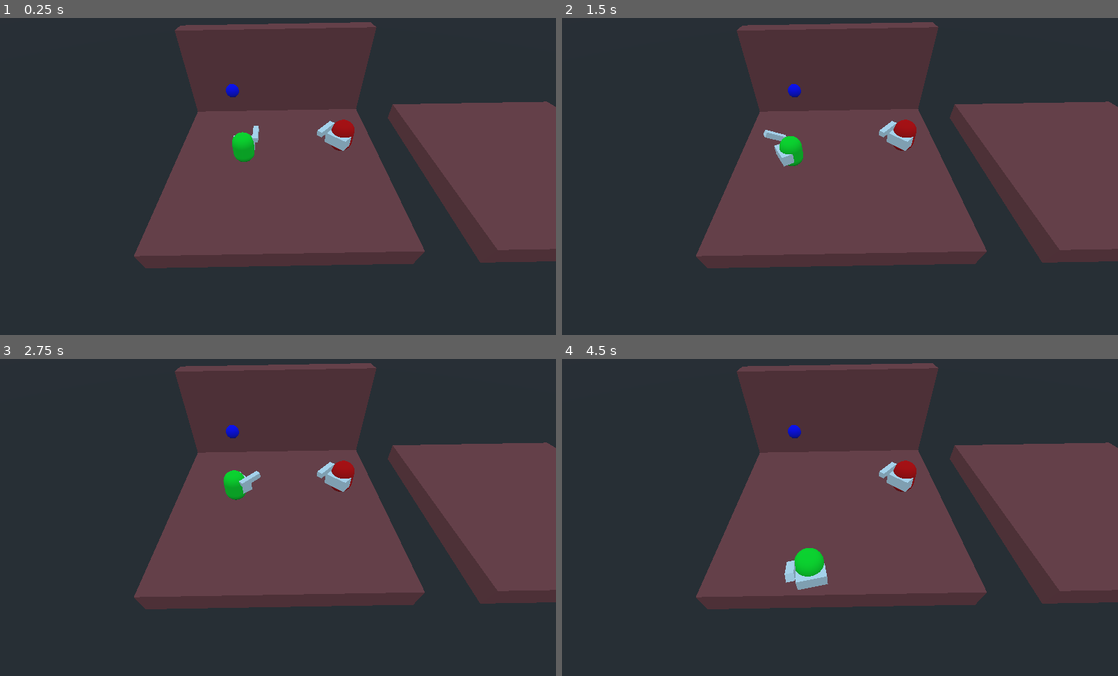
Above: before the commit, frames 1-4 (two rows, left to right).
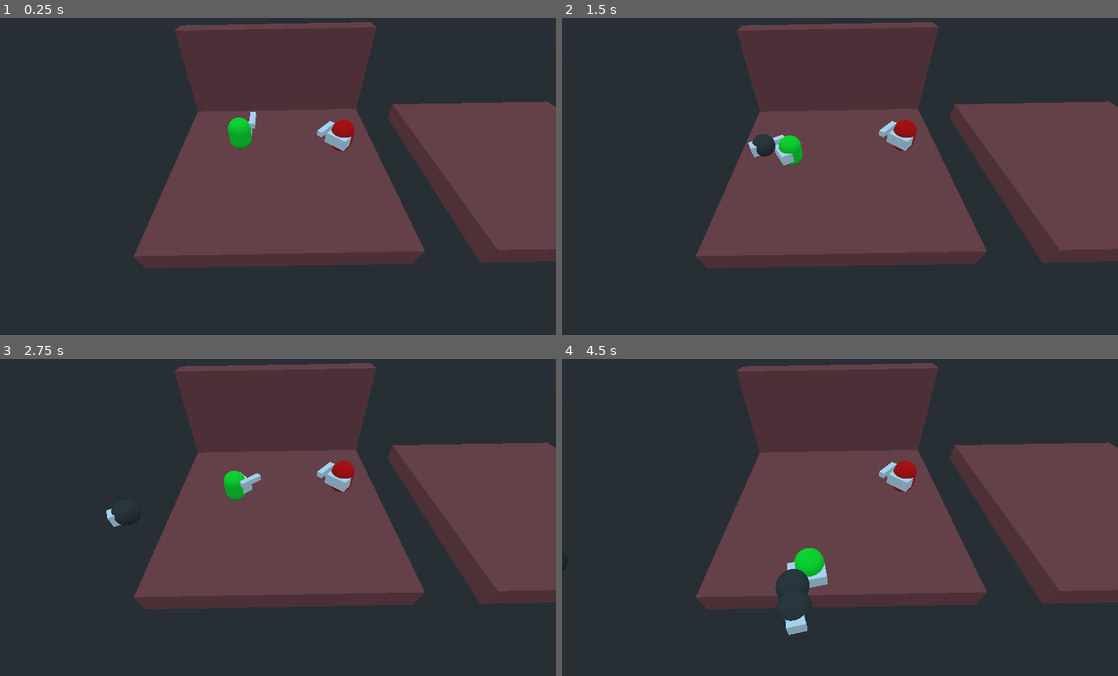
Above: after the commit, the same moments.

Repository: nestorac/rts
Game: Godot game, scene res://escena_ppal.tscn
Same seed, same stepped clock (60 frames per second), same inputs: the game is played once before the commit and once after it.
Inputs (mouse positions are in pixels of both pictures, inside the frame that each line leads up to):
- Up to frame 1 (0.25 s): no input
- Up to frame 2 (1.5 s): move the mouse to (962, 157) at 0.52 s; press the mouse at (962, 157) at 0.53 s; right-click (962, 157) at 0.8 s; move the mouse to (728, 189) at 1.27 s; release the mouse at (728, 189) at 1.28 s; right-click (728, 189) at 1.35 s
- Up to frame 3 (2.75 s): click (166, 530) at 1.55 s; move the mouse to (333, 441) at 2.02 s; press the mouse at (333, 441) at 2.03 s; right-click (333, 441) at 2.3 s
- Up to frame 4 (4.5 s): move the mouse to (812, 577) at 2.77 s; release the mouse at (812, 577) at 2.78 s; right-click (812, 577) at 2.85 s; click (812, 577) at 3.05 s; move the mouse to (1006, 561) at 3.52 s; press the mouse at (1006, 561) at 3.53 s; right-click (1006, 561) at 3.8 s; move the mouse to (673, 463) at 4.27 s; release the mouse at (673, 463) at 4.28 s; right-click (673, 463) at 4.35 s

The runs differ from the first frame. In frame 1, 0.7% of the frame differs, in the area x 40-47%, y 20-46%; in frame 2, 0.5%; in frame 3, 0.2%; in frame 4, 0.9%, in the area x 38-48%, y 20-88%.

Commit message:
Ahora dispara una esfera.

Diff:
--- a/KinematicBody.gd
+++ b/Warrior.gd
@@ -3,8 +3,11 @@
 var gravity = 1
 var velocity = Vector3.ZERO
 var mouse_position: Vector3
+var arrow_resource = preload("res://arrow.tscn")
+
 export var move_factor = 0.3
 onready var anim = get_node("AnimationPlayer")
+onready var hand_position = $"Arm/HandPosition"
 
 # Called when the node enters the scene tree for the first time.
 func _ready():
@@ -16,6 +19,13 @@
 	if mouse_position:
 		translation = translation.move_toward(mouse_position, move_factor)
 	if Input.is_action_just_pressed("right_click"):
-		anim.play("Hit")
+		anim.play("Arrow")
 
 	velocity = move_and_slide(velocity,Vector3.UP)
+
+func shoot_arrow():
+	var arrow = arrow_resource.instance()
+
+	get_tree().root.add_child(arrow)
+	arrow.global_transform.origin = hand_position.global_transform.origin
+	arrow.rotation_degrees = rotation_degrees
--- /dev/null
+++ b/arrow.gd
@@ -0,0 +1,19 @@
+extends Spatial
+
+# Declare member variables here. Examples:
+# var a = 2
+# var b = "text"
+
+
+# Called when the node enters the scene tree for the first time.
+func _ready():
+	pass # Replace with function body.
+
+func _physics_process(delta):
+	var forward_vector = -global_transform.basis.z
+	global_translate(forward_vector * 5 * delta)
+
+
+# Called every frame. 'delta' is the elapsed time since the previous frame.
+#func _process(delta):
+#	pass
--- /dev/null
+++ b/arrow.tscn
@@ -0,0 +1,22 @@
+[gd_scene load_steps=5 format=2]
+
+[ext_resource path="res://arrow.gd" type="Script" id=1]
+
+[sub_resource type="SphereMesh" id=1]
+
+[sub_resource type="SpatialMaterial" id=2]
+albedo_color = Color( 0.25098, 0.25098, 0.25098, 1 )
+
+[sub_resource type="CubeMesh" id=3]
+
+[node name="Arrow" type="Spatial"]
+script = ExtResource( 1 )
+
+[node name="MeshInstance" type="MeshInstance" parent="."]
+mesh = SubResource( 1 )
+material/0 = SubResource( 2 )
+
+[node name="MeshInstance2" type="MeshInstance" parent="."]
+transform = Transform( 0.5, 0, 0, 0, 0.5, 0, 0, 0, 0.5, -0.0551418, 0, -0.673699 )
+mesh = SubResource( 3 )
+material/0 = null
--- a/escena_ppal.tscn
+++ b/escena_ppal.tscn
@@ -1,7 +1,7 @@
-[gd_scene load_steps=25 format=2]
+[gd_scene load_steps=23 format=2]
 
 [ext_resource path="res://script.gd" type="Script" id=1]
-[ext_resource path="res://KinematicBody.gd" type="Script" id=2]
+[ext_resource path="res://Warrior.gd" type="Script" id=2]
 [ext_resource path="res://Enemy.gd" type="Script" id=3]
 
 [sub_resource type="SpatialMaterial" id=1]
@@ -14,14 +14,6 @@
 [sub_resource type="BoxShape" id=3]
 extents = Vector3( 10.2772, 1, 10.0943 )
 
-[sub_resource type="SphereShape" id=21]
-
-[sub_resource type="SpatialMaterial" id=22]
-albedo_color = Color( 0, 0.0156863, 1, 1 )
-
-[sub_resource type="SphereMesh" id=23]
-material = SubResource( 22 )
-
 [sub_resource type="SpatialMaterial" id=9]
 albedo_color = Color( 0, 1, 0.180392, 1 )
 
@@ -36,6 +28,35 @@
 size = Vector3( 0.5, 0.5, 2 )
 
 [sub_resource type="BoxShape" id=11]
+
+[sub_resource type="Animation" id=21]
+resource_name = "Arrow"
+tracks/0/type = "value"
+tracks/0/path = NodePath("Arm:rotation_degrees")
+tracks/0/interp = 1
+tracks/0/loop_wrap = true
+tracks/0/imported = false
+tracks/0/enabled = true
+tracks/0/keys = {
+"times": PoolRealArray( 0, 0.4, 0.7, 1 ),
+"transitions": PoolRealArray( 1, 1, 1, 1 ),
+"update": 0,
+"values": [ Vector3( -41.993, 0, 0 ), Vector3( 0, 0, 0 ), Vector3( 0, 0, 0 ), Vector3( -41.993, 0, 0 ) ]
+}
+tracks/1/type = "method"
+tracks/1/path = NodePath(".")
+tracks/1/interp = 1
+tracks/1/loop_wrap = true
+tracks/1/imported = false
+tracks/1/enabled = true
+tracks/1/keys = {
+"times": PoolRealArray( 0.5 ),
+"transitions": PoolRealArray( 1 ),
+"values": [ {
+"args": [  ],
+"method": "shoot_arrow"
+} ]
+}
 
 [sub_resource type="Animation" id=12]
 resource_name = "Hit"
@@ -212,18 +233,6 @@
 [node name="CollisionShape" type="CollisionShape" parent="Piso2"]
 shape = SubResource( 3 )
 
-[node name="Arrow" type="KinematicBody" parent="."]
-transform = Transform( 1, 0, 0, 0, 1, 0, 0, 0, 1, -3.45768, 7.58724, -0.105212 )
-
-[node name="CollisionShape" type="CollisionShape" parent="Arrow"]
-transform = Transform( 3, 0, 0, 0, 3, 0, 0, 0, 3, 0, 0, 0 )
-shape = SubResource( 21 )
-
-[node name="MeshInstance" type="MeshInstance" parent="Arrow"]
-transform = Transform( 0.5, 0, 0, 0, 0.5, 0, 0, 0, 0.5, 0, 0.336316, 0 )
-mesh = SubResource( 23 )
-material/0 = null
-
 [node name="Warrior" type="KinematicBody" parent="."]
 transform = Transform( 1, 0, 0, 0, 1, 0, 0, 0, 1, -3.37974, 4.65742, 0 )
 script = ExtResource( 2 )
@@ -258,7 +267,11 @@
 transform = Transform( 0.5, 0, 0, 0, 0.5, 0, 0, 0, 0.5, 0, 0, -1.64424 )
 shape = SubResource( 11 )
 
+[node name="HandPosition" type="Position3D" parent="Warrior/Arm"]
+transform = Transform( 1, 0, 0, 0, 1, 0, 0, 0, 1, 0, 0, -2.16064 )
+
 [node name="AnimationPlayer" type="AnimationPlayer" parent="Warrior"]
+anims/Arrow = SubResource( 21 )
 anims/Hit = SubResource( 12 )
 anims/RESET = SubResource( 13 )
 
--- a/script.gd
+++ b/script.gd
@@ -15,6 +15,8 @@
 
 func _input(event):
 	if Input.is_action_pressed("left_click"):
+		move_to_mouse()
+	if Input.is_action_pressed("right_click"):
 		turn_to_mouse()
 
 func turn_to_mouse():
@@ -30,4 +32,18 @@
 		var pos = intersect.position
 		var look_at_horizontal = Vector3(pos.x, warrior.translation.y, pos.z)
 		warrior.look_at(look_at_horizontal, Vector3.UP)
+
+func move_to_mouse():
+	var mouse_position = get_viewport().get_mouse_position()
+#	print(mouse_position)
+	ray_origin = camera.project_ray_origin(mouse_position)
+	ray_target = ray_origin + camera.project_ray_normal(mouse_position) * 1000
+
+	var space_state = get_world().direct_space_state
+	var intersect = space_state.intersect_ray(ray_origin, ray_target)
+#	print(intersect)
+	if not intersect.empty():
+		var pos = intersect.position
+		var look_at_horizontal = Vector3(pos.x, warrior.translation.y, pos.z)
+		warrior.look_at(look_at_horizontal, Vector3.UP)
 		warrior.mouse_position = pos
